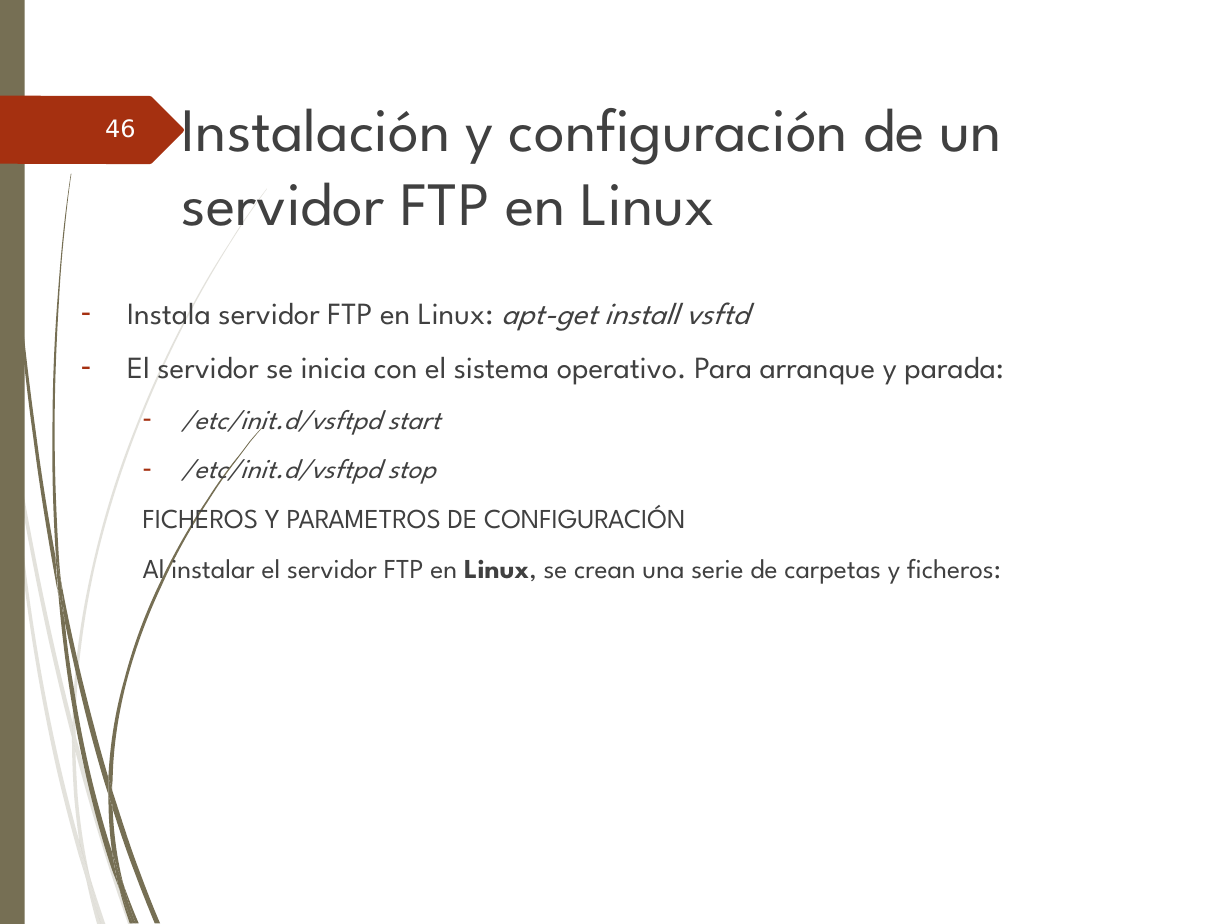
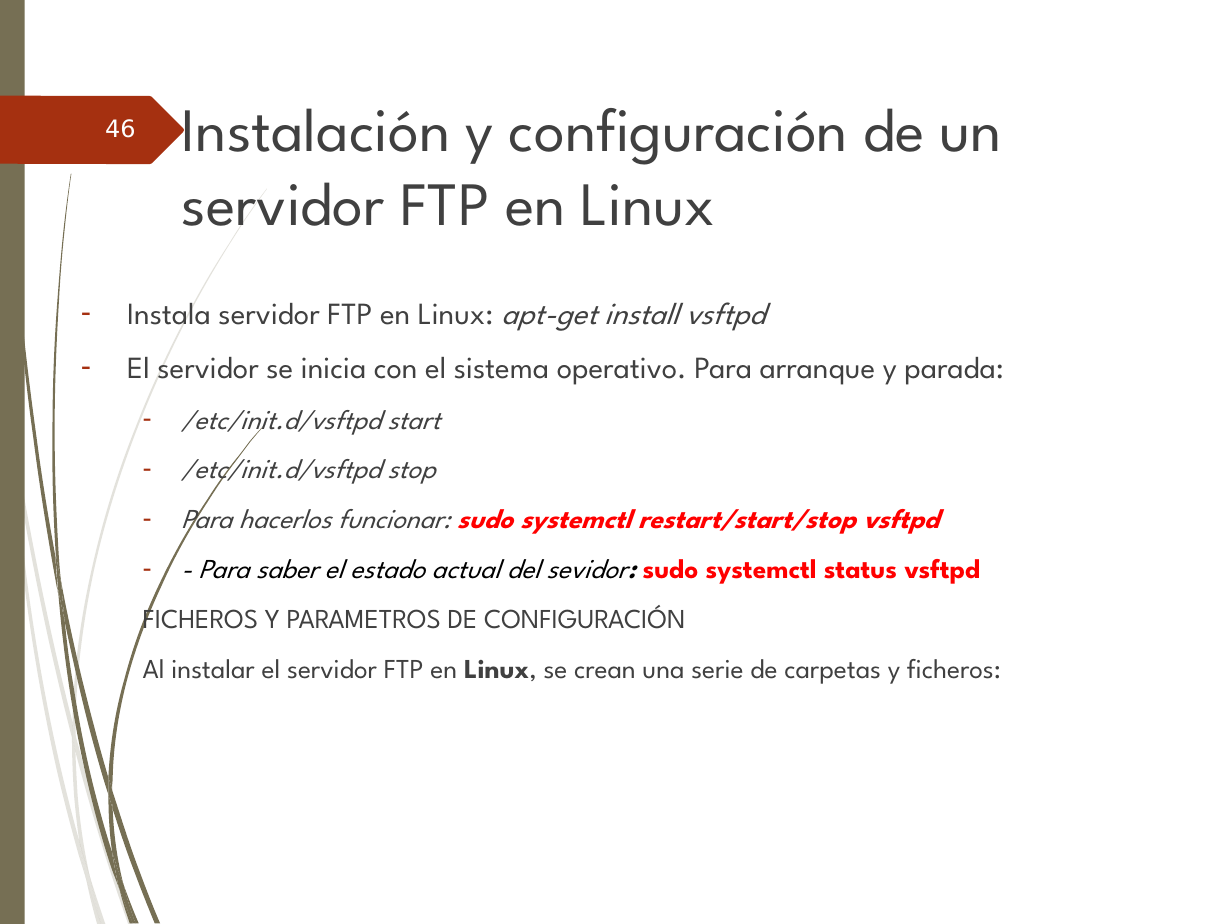
Before and after one commit to ammDAW/daw, a slide deck: slide 46 of 2_DAW/DAW - Beatriz/Unidad3/UT3. Instalacion & admistracion Servidores FTP.ppt. Drawn at 1232x924 pixels with LibreOffice and Linux fonts; fonts in the diff are those of the drawing; background and template pictures are left out. Boxes give left, top, right and bottom in pixels: in the first picture for what was removed or moved away, otherwise in the second. Text is boxed around its words. In the diff, an @@ line names an element or a change of style, - is before the commit and + after.

Commit message:
update

```diff
--- a/2_DAW/DAW - Beatriz/Unidad3/UT3. Instalacion & admistracion Servidores FTP.ppt
+++ b/2_DAW/DAW - Beatriz/Unidad3/UT3. Instalacion & admistracion Servidores FTP.ppt
@@ text at (x1=127, y1=302, x2=765, y2=331): text changed @@
-– Instala servidor FTP en Linux: apt-get install vsftd
+– Instala servidor FTP en Linux: apt-get install vsftpd
@@ text at (x1=181, y1=500, x2=980, y2=584): paragraphs added @@
+  – Para hacerlos funcionar: sudo systemctl restart/start/stop vsftpd
+  – - Para saber el estado actual del sevidor: sudo systemctl status vsftpd
```
Also in this commit, not shown: 1 other slide changed, 1 slide added.
